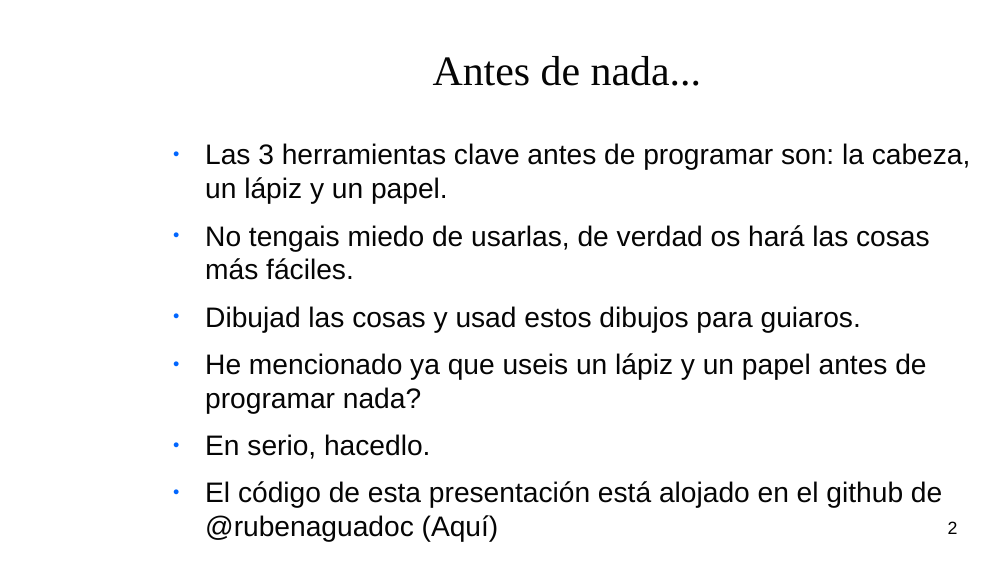
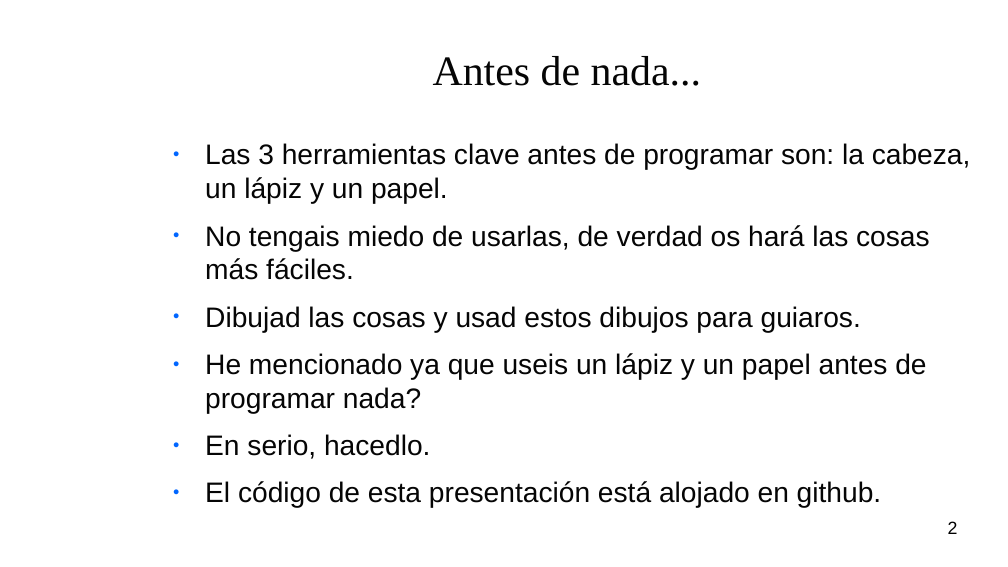
Before and after one commit to M-T3K/UPM, a slide deck: slide 2 of Clases de Apoyo/Objetos - 24Abril2018/Objetos.odp. Drawn at 1008x567 pixels with LibreOffice and Linux fonts; fonts in the diff are those of the drawing; background and template pictures are left out. Boxes give left, top, right and bottom in pixels: in the first picture for what was removed or moved away, otherwise in the second. Text is boxed around its words. In the diff, an @@ line names an element or a change of style, - is before the commit and + after.

```diff
--- a/Clases de Apoyo/Objetos - 24Abril2018/Objetos.odp
+++ b/Clases de Apoyo/Objetos - 24Abril2018/Objetos.odp
@@ text at [205, 481, 882, 507]: text changed @@
-● El código de esta presentación está alojado en el github de @rubenaguadoc (Aquí)
+● El código de esta presentación está alojado en github.
```
Also in this commit, not shown: 10 other slides changed.
